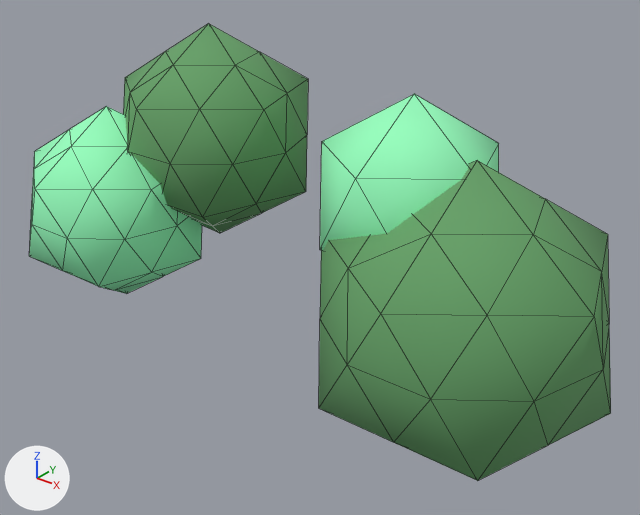
The glTF model src/assets/3d/treegreen.glb as it was, and as the next commit left it.
Rendered twice from a 50 mm lens placed at (5.8, -4.06, 6.27), pointed at (1.06, 1.87, 2.59). Arrows for +X, +Y and +Z are at lower left; the lights stay in place. Mesh edges are drawn as thin lines. Where no turn or scale is listed for an object, it has been applied to the vertices.

Names of what the first picture shows: 'ทรงกลม Ico', 'ทรงกลม Ico.001', 'ทรงกลม Ico.002', 'ทรงกลม Ico.003'.
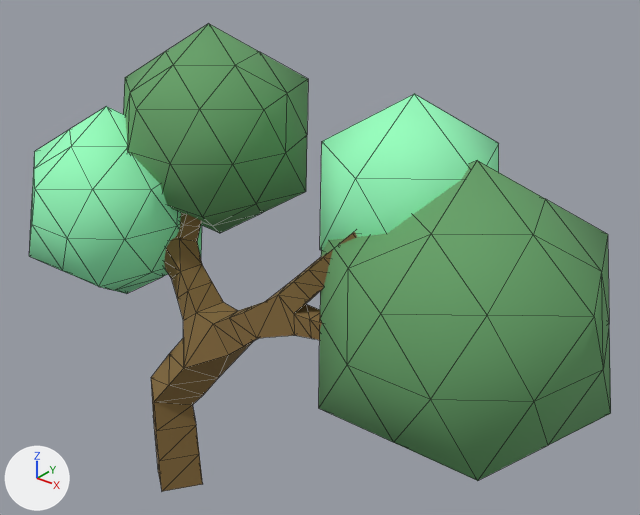
Boxes [x1, y1, x2, y2] around the edits, measured in the pictures (640 x 515 px):
'Cube', now drawn (brown): after [151, 213, 357, 491]

The edits, one by one:
Material 'Material' (mat_material) is new.
Its base color is (0.238, 0.146, 0.0465) (brown #866b3d).
Its roughness is 1.0.
Mesh me_cube is new.
It has 150 vertices, 296 faces and spans x -0.7..0.29, y -1.01..2.57, z -0.04..3.39.
It uses material mat_material (brown #866b3d).
Object 'Cube' (ob_cube) now shows me_cube instead of nothing.
